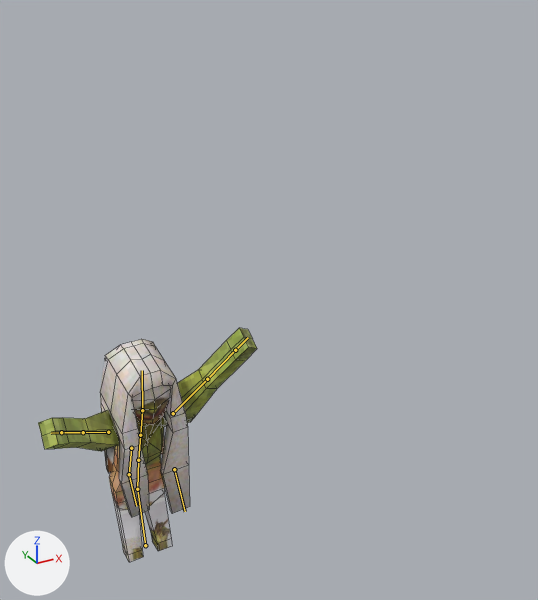
Two versions of the Blender file 3D Models/Sirena fea.blend, one commit apart.
The view is the same before and after, from a camera (50 mm lens) standing at (-7.5, -12.0, 9.0) and looking at (1.1, 3.7, 1.1). Lighting does not change. The marker at lower left points along +X, +Y and +Z. The older version comes first. Both versions are drawn at frame 60 of the action 'Grab'; the numbers are the values there. The bones that bend it are drawn over the model as lines. Mesh edges are drawn as thin lines.

Names of what the first picture shows: 'Anya'.
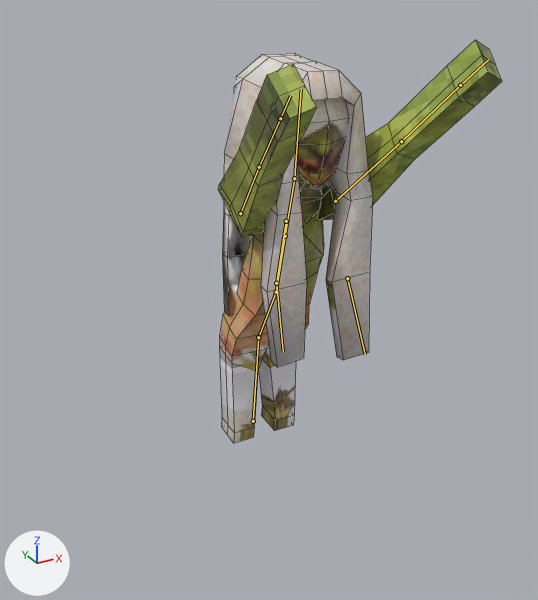
Pixel boxes (x1, y1, x2, y2) of what changed, in the pictures (538 x 600 px):
'Anya', posed (30% wider, 72% taller): before (38, 328, 257, 562); after (218, 40, 502, 443)
bone 'Base', root to tip: before (145, 545) to (137, 489); after (253, 421) to (258, 337)
bone 'Panza', root to tip: before (138, 460) to (140, 435); after (276, 292) to (285, 236)
bone 'Brazo Izq 1', root to tip: before (173, 413) to (207, 379); after (335, 201) to (401, 141)
bone 'Brazo Der 1', root to tip: before (108, 432) to (83, 432); after (240, 213) to (259, 167)

The edits, one by one:
Bone 'Base' (bone_base) moves from (-0.98, -10.73, -9.49) to (-0.14, -1.38, -2.23).
Bone 'Base' (bone_base) turns from (-6, 0, 1) to (6, 0, -1) degrees about its own x, y and z.
Bone 'Panza' (bone_panza) turns from (5, 0, 0) to (-16, -1, 0) degrees about its own x, y and z.
Bone 'Brazo Izq 1' (bone_brazo_izq_1) turns from (-10, -175, 72) to (150, 3, -100) degrees about its own x, y and z.
Bone 'Brazo Der 1' (bone_brazo_der_1) turns from (-26, 165, -69) to (143, 0, 98) degrees about its own x, y and z.
